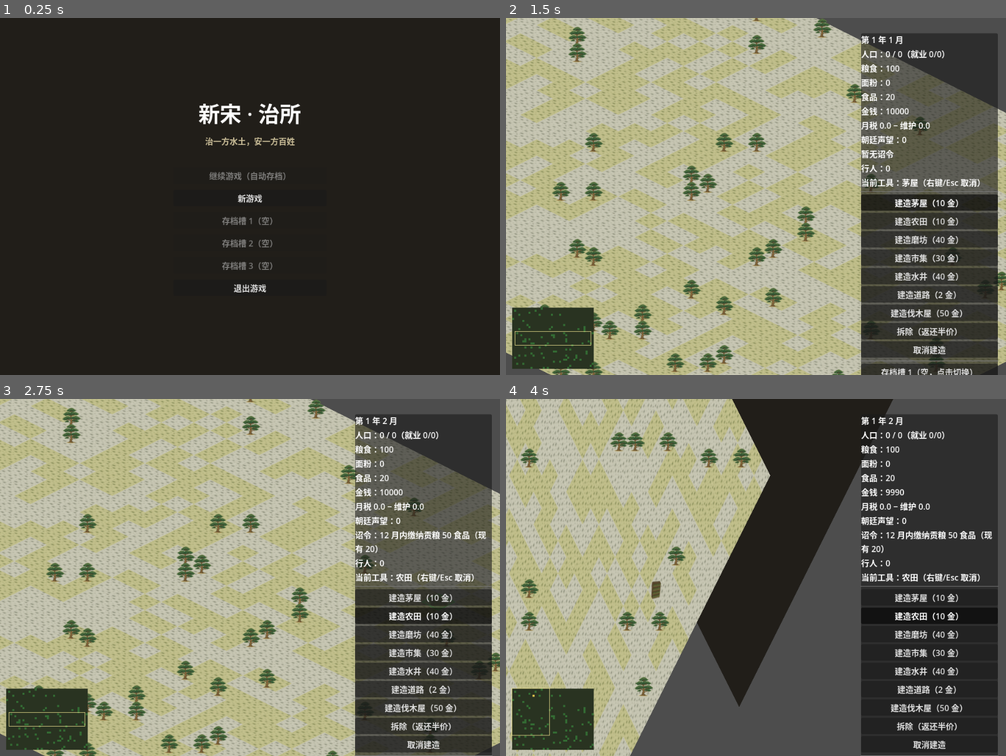
Above: before the commit, frames 1-4 (two rows, left to right).
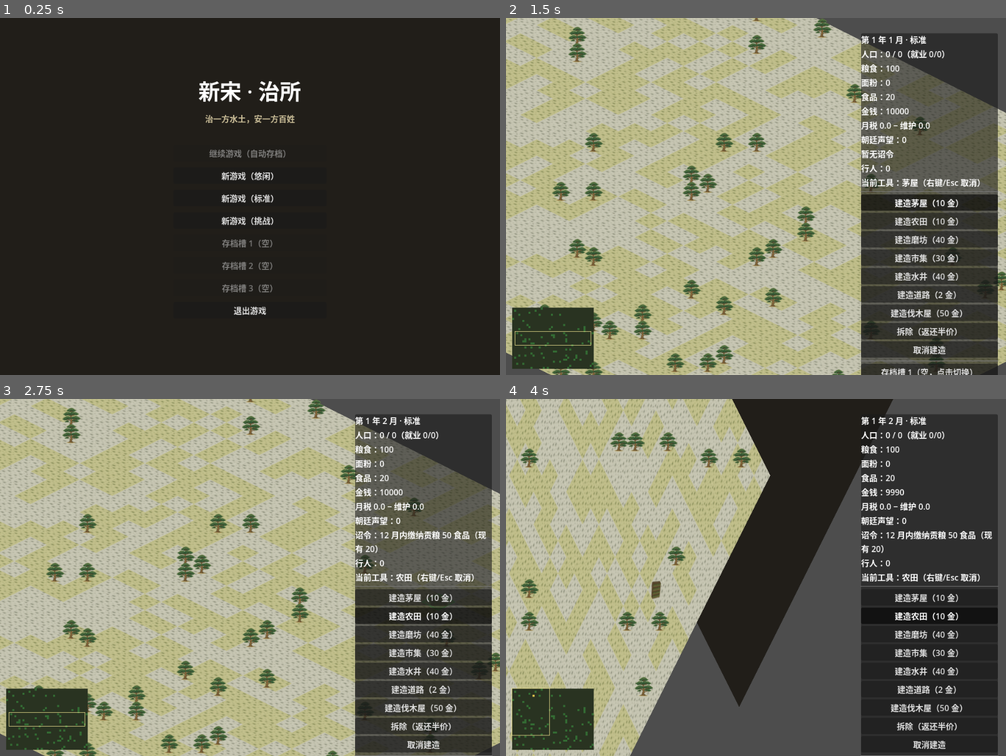
Above: after the commit, the same moments.

Repository: kreator666/tiny
Game: Godot game, scene res://scenes/menu.tscn
Same seed, same stepped clock (60 frames per second), same inputs: the game is played once before the commit and once after it.
Inputs (mouse positions are in pixels of both pictures, inside the frame that each line leads up to):
- Up to frame 1 (0.25 s): no input
- Up to frame 2 (1.5 s): click (756, 196) at 0.5 s, where only the run before the commit has a clickable "新游戏"; click "建造茅屋（10 金）" at 1.25 s
- Up to frame 3 (2.75 s): click "建造农田（10 金）" at 2 s
- Up to frame 4 (4 s): tap Enter at 2.75 s; move the mouse to (866, 559) at 2.77 s; hold Right 2.78-3.5 s; tap Q at 2.85 s; click (866, 559) at 2.92 s; drag from (656, 595) to (731, 648) at 3.52 s

The runs differ from the first frame. In frame 1, 2.5% of the frame differs, in the area x 39-61%, y 17-84%; in frame 2, less than 0.1%; in frame 3, less than 0.1%; in frame 4, less than 0.1%.

Commit message:
难度选择（悠闲/标准/挑战）+ 人口迁移重做：余房稳定流入、断粮三月缓冲、灾害按难度缩放

Diff:
--- a/scripts/main.gd
+++ b/scripts/main.gd
@@ -54,10 +54,18 @@
 # 朝廷诏令轮换：缴税/贡粮/人口/宅院
 const EDICT_CYCLE := ["tax", "tribute", "population", "estate"]
 
+# 难度档位（主菜单选择，新游戏生效；读档时以存档为准）
+const DIFFICULTY := {
+	"easy": {"name": "悠闲", "gold": 15000.0, "food_use": 0.35, "growth": 1.6, "events": 0.5, "cond": 0.5},
+	"normal": {"name": "标准", "gold": 10000.0, "food_use": 0.5, "growth": 1.0, "events": 1.0, "cond": 1.0},
+	"hard": {"name": "挑战", "gold": 8000.0, "food_use": 0.65, "growth": 0.7, "events": 1.8, "cond": 1.6},
+}
+
 # 启动模式（由主菜单 scene 写入静态变量后切场景）：
 #   "new"  全新开局； "auto" 读自动存档； "slot" 读 boot_slot 指定存档位
 static var boot_mode := "new"
 static var boot_slot := 1
+static var difficulty := "normal"  # 由主菜单写入
 
 # 贴图运行时加载（素材包切换见 AssetLib；严禁在 _draw 中 load）
 var ground_tex: Array = []  # [ground_0, ground_1]
@@ -96,6 +104,7 @@
 
 var population := 0
 var pop_capacity := 0
+var shortage_months := 0  # 连续断粮月数：满 3 个月才开始流失人口
 var grain := 100.0
 var flour := 0.0
 var food := 20.0
@@ -167,6 +176,8 @@
 	_apply_rotation(0)
 	var map_center := MAP_ORIGIN + Vector2(GRID_W, GRID_H) * CELL / 2
 	_cam_pos = _proj() * map_center
+
+	gold = float(_diff("gold"))  # 新开局初始金钱（读档会被存档覆盖）
 
 	# 按主菜单指定的启动模式读档（测试脚本直接实例化本场景时保持 "new" 不受影响）
 	match boot_mode:
@@ -694,7 +705,7 @@
 	if locust_months_left > 0:
 		locust_months_left -= 1
 	# 新事件概率：月均 4%
-	if randf() < 0.04:
+	if randf() < 0.04 * _diff("events"):
 		_trigger_event()
 
 
@@ -712,7 +723,7 @@
 		_show_message("%s起火了！两月后将被烧毁" % building_defs[buildings[cell]]["name"])
 	elif roll < 50:
 		if population > 0:
-			var loss: int = maxi(1, population / 10)
+			var loss: int = maxi(1, population / 20)
 			population -= loss
 			_show_message("瘟疫流行，%d 人病亡" % loss)
 	elif roll < 75:
@@ -759,35 +770,34 @@
 		if buildings[cell] == "hut" or buildings[cell] == "tilehouse":
 			residence_keys.append(cell)
 	residence_keys.append_array(estates.keys())
-	var serviced_count := 0
+	var eff_capacity := 0
 	for key: Vector2i in residence_keys:
 		if _recently_serviced(key):
-			serviced_count += 1
-	var eff_capacity := 0
-	if not residence_keys.is_empty():
-		var ratio := float(serviced_count) / residence_keys.size()
-		eff_capacity = int(round(pop_capacity * ratio))
-		if ratio < 0.5 and population > 0:
-			_show_message("部分民居缺乏行人往来，发展停滞")
-
-	# 人口吃食品
+			eff_capacity += _capacity_of(key)
+
+	# 人口吃食品与移民迁入：有余房+有饭吃就稳定流入，连续断粮 3 个月才流失
 	var fed := false
-	var consumption: int = int(ceil(population * 0.5))
+	var consumption: int = int(ceil(population * _diff("food_use")))
 	if food >= consumption:
 		food -= consumption
 		fed = true
+		shortage_months = 0
 		if population < eff_capacity:
-			population = mini(eff_capacity, population + maxi(1, eff_capacity / 20))
+			var vacancy := eff_capacity - population
+			var influx := maxi(2, int(ceil(vacancy * 0.25 * _diff("growth"))))
+			population = mini(eff_capacity, population + influx)
 	elif population > 0:
 		food = 0.0
-		population = maxi(0, population - maxi(1, population / 10))
-		if grain > 0 or flour > 0:
-			_show_message("有粮无食！需要磨坊和市集把粮食端上桌")
+		shortage_months += 1
+		if shortage_months <= 3:
+			if grain > 0 or flour > 0:
+				_show_message("有粮无食！磨坊、市集产能跟不上，百姓已在挨饿")
+			else:
+				_show_message("存粮不足，百姓已在挨饿（连续断粮三月将致人口流失）")
 		else:
+			# 断粮超三个月：无论囤了多少原粮都开始流失人口
+			population = maxi(0, population - maxi(1, population / 20))
 			_show_message("饥荒！人口下降")
-
-	if not residence_keys.is_empty() and eff_capacity < pop_capacity and population > eff_capacity:
-		population = maxi(eff_capacity, population - maxi(1, population / 20))
 
 	# 住房演进（需吃饱 + 有服务）
 	_evolve_housing(fed)
@@ -802,12 +812,13 @@
 	# 灾害与事件
 	_events_month()
 
-	# 维护度自然损耗（道路不衰减；大院慢一点）
+	# 维护度自然损耗（道路不衰减；大院慢一点）；难度越高损耗越快
+	var cond_decay := maxi(1, int(round(2 * _diff("cond"))))
 	for cell: Vector2i in buildings:
 		if buildings[cell] != "road":
-			building_cond[cell] = maxi(0, _cond_of(cell) - 2)
+			building_cond[cell] = maxi(0, _cond_of(cell) - cond_decay)
 	for anchor: Vector2i in estates:
-		building_cond[anchor] = maxi(0, _cond_of(anchor) - 1)
+		building_cond[anchor] = maxi(0, _cond_of(anchor) - maxi(1, cond_decay / 2))
 
 	month += 1
 	if month > 12:
@@ -914,6 +925,25 @@
 
 
 # ---------- 劳动 / 维护 / 查看 ----------
+
+func _diff(key: String) -> float:
+	return float(DIFFICULTY.get(difficulty, DIFFICULTY["normal"]).get(key, 1.0))
+
+
+func _diff_name() -> String:
+	return str(DIFFICULTY.get(difficulty, DIFFICULTY["normal"])["name"])
+
+
+func _capacity_of(key: Vector2i) -> int:
+	var btype: String = buildings.get(key, "")
+	if btype == "hut":
+		return HUT_CAP
+	if btype == "tilehouse":
+		return TILEHOUSE_CAP
+	if estates.has(key):
+		return int(ESTATE_CAP[estates[key]])
+	return 0
+
 
 func _assign_jobs() -> void:
 	## 人口即劳力，按建筑放置顺序依次填满岗位；不邻路的建筑无法开工
@@ -1092,6 +1122,8 @@
 		"year": year,
 		"month": month,
 		"months_total": _months_total,
+		"difficulty": difficulty,
+		"shortage": shortage_months,
 		"prestige": prestige,
 		"edict": edict,
 		"edict_counter": _edict_counter,
@@ -1111,6 +1143,8 @@
 	year = int(state["year"])
 	month = int(state["month"])
 	_months_total = int(state.get("months_total", (year - 1) * 12 + month))
+	difficulty = str(state.get("difficulty", "normal"))
+	shortage_months = int(state.get("shortage", 0))
 	prestige = int(state.get("prestige", 0))
 	edict = state.get("edict", {})
 	_edict_counter = int(state.get("edict_counter", 0))
@@ -1125,6 +1159,7 @@
 	building_cond.clear()
 	employed.clear()
 	locust_months_left = 0
+	shortage_months = 0
 	for entry: Dictionary in state.get("conds", []):
 		building_cond[Vector2i(int(entry["x"]), int(entry["y"]))] = int(entry["cond"])
 	for entry: Dictionary in state["buildings"]:
@@ -1323,7 +1358,7 @@
 
 
 func _update_hud() -> void:
-	_date_label.text = "第 %d 年 %d 月" % [year, month]
+	_date_label.text = "第 %d 年 %d 月 · %s" % [year, month, _diff_name()]
 	_pop_label.text = "人口：%d / %d（就业 %d/%d）" % [population, pop_capacity, jobs_filled, jobs_total]
 	_grain_label.text = "粮食：%d" % int(grain)
 	_flour_label.text = "面粉：%d" % int(flour)
--- a/scripts/menu.gd
+++ b/scripts/menu.gd
@@ -43,11 +43,13 @@
 	cont.pressed.connect(_on_continue)
 	box.add_child(cont)
 
-	var new_game := Button.new()
-	new_game.text = "新游戏"
-	new_game.custom_minimum_size = Vector2(300, 0)
-	new_game.pressed.connect(_on_new_game)
-	box.add_child(new_game)
+	# 新游戏可选难度：悠闲 / 标准 / 挑战
+	for d in ["easy", "normal", "hard"]:
+		var new_game := Button.new()
+		new_game.text = "新游戏（%s）" % str(Main.DIFFICULTY[d]["name"])
+		new_game.custom_minimum_size = Vector2(300, 0)
+		new_game.pressed.connect(_on_new_game.bind(d))
+		box.add_child(new_game)
 
 	for slot in range(1, SaveManager.SLOT_COUNT + 1):
 		var info := SaveManager.slot_info(slot)
@@ -75,7 +77,8 @@
 	get_tree().change_scene_to_file(MAIN_SCENE)
 
 
-func _on_new_game() -> void:
+func _on_new_game(d: String) -> void:
+	Main.difficulty = d
 	Main.boot_mode = "new"
 	get_tree().change_scene_to_file(MAIN_SCENE)
 
